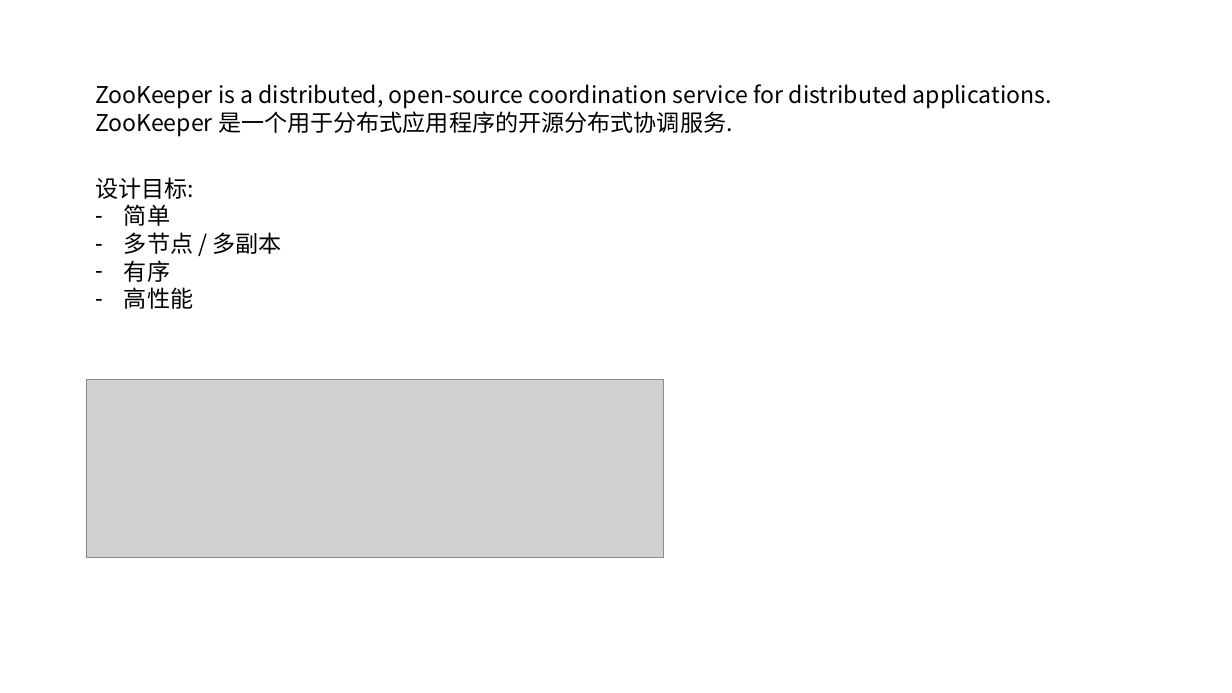
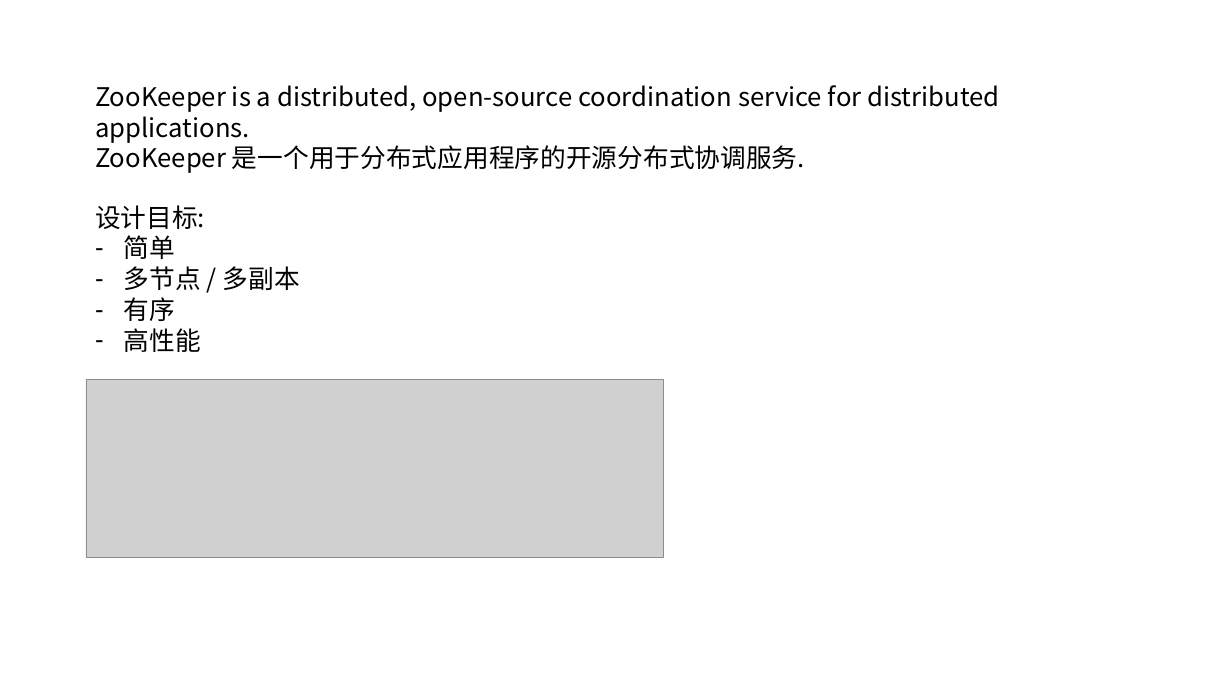
Before and after one commit to zozospider/note, a slide deck: slide 23 of data-system/ZooKeeper_share1_v3.pptx (slide 22 before the commit). Drawn at 1232x693 pixels with LibreOffice and Linux fonts; fonts in the diff are those of the drawing; grey boxes stand for pictures. Boxes give left, top, right and bottom in pixels: in the first picture for what was removed or moved away, otherwise in the second. Text is boxed around its words. In the diff, an @@ line names an element or a change of style, - is before the commit and + after.

```diff
--- a/data-system/ZooKeeper_share1_v3.pptx
+++ b/data-system/ZooKeeper_share1_v3.pptx
@@ text "ZooKeeper is a distributed, open-source ..." at bbox=[95, 85, 999, 173]: size 18 to 20 pt @@
@@ text "设计目标:" at bbox=[95, 205, 300, 352]: size 18 to 20 pt @@
@@ text "设计目标:": place and size @@
-text "设计目标:" at bbox=[95, 177, 282, 309]
+text "设计目标:" at bbox=[95, 205, 300, 352]
```
Also in this commit, not shown: 13 other slides changed, 2 slides added, 1 slide removed.
